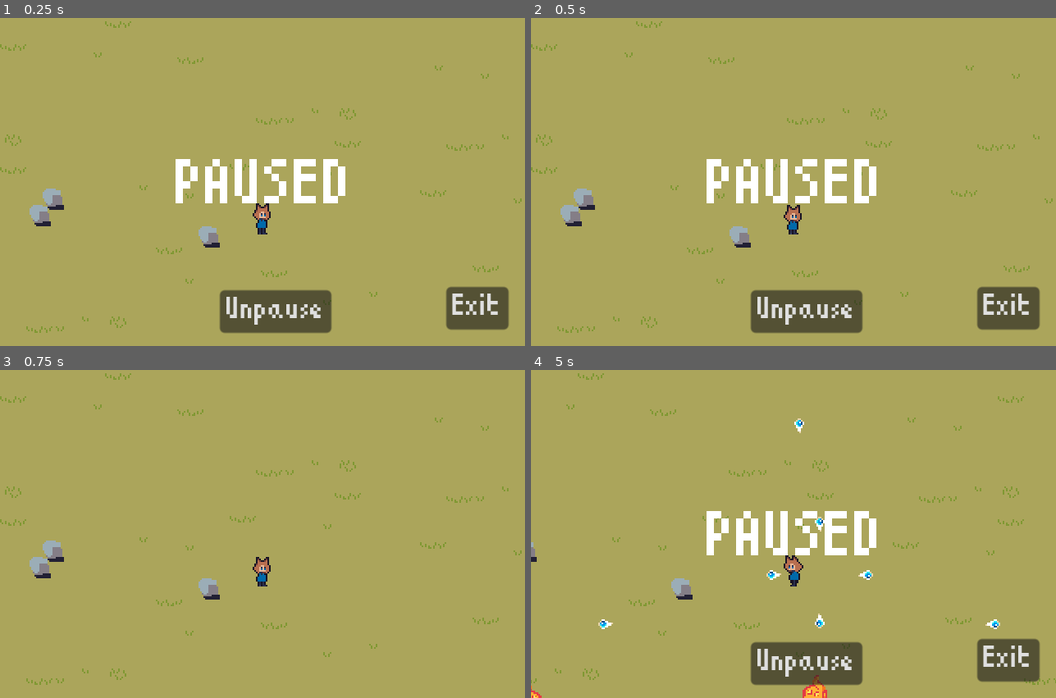
Above: before the commit, frames 1-4 (two rows, left to right).
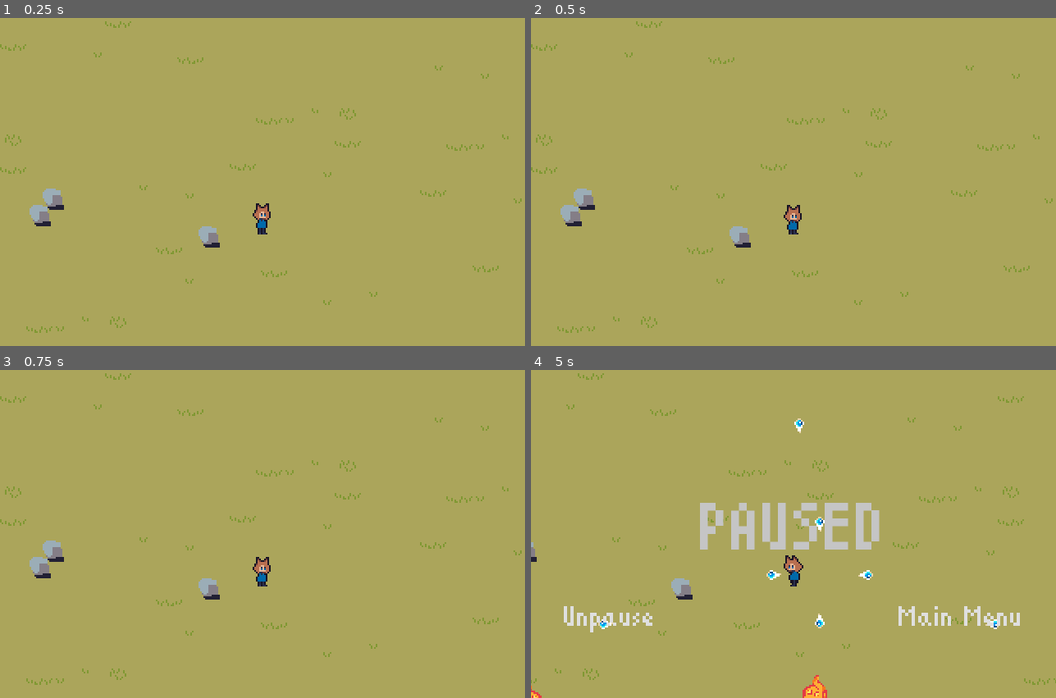
Above: after the commit, the same moments.

Repository: ColtonPhillips/its-spreading
Game: Godot game, scene res://scenes/world.tscn
Same seed, same stepped clock (60 frames per second), same inputs: the game is played once before the commit and once after it. This scene is started directly instead of the project's main scene.
Inputs (mouse positions are in pixels of both pictures, inside the frame that each line leads up to):
- Up to frame 1 (0.25 s): no input
- Up to frame 2 (0.5 s): no input
- Up to frame 3 (0.75 s): click (273, 661) at 0.5 s, where only the run before the commit has a clickable "Unpause"
- Up to frame 4 (5 s): tap Enter at 1.25 s; hold D (move_right) 1.28-2.03 s; hold S (move_down) 2.03-2.78 s; hold D (move_right) 2.78-3.53 s; hold W (move_up) 3.53-4.28 s; hold A (move_left) from 4.28 s (still down); tap Escape (pause) at 4.9 s

The runs differ from the first frame. In frame 1, 6.4% of the frame differs, in the area x 33-97%, y 43-96%; in frame 2, 6.4%; in frame 3, nothing differs; in frame 4, 8.7%, in the area x 6-97%, y 40-97%.

Commit message:
reworked pause screen

Diff:
--- a/scenes/gui/menu.gd
+++ /dev/null
@@ -1,24 +0,0 @@
-#class_name Menu
-extends Control
-
-func pause():
-	get_tree().paused = true
-	self.visible = true
-
-func unpause():
-	get_tree().paused = false
-	self.visible = false
-
-func toggle_pause():
-	get_tree().paused = not get_tree().paused
-	self.visible = not self.visible
-
-func _input(event):
-	if Input.is_action_just_pressed("pause"):
-		toggle_pause()
-
-func _on_exit_pressed():
-		get_tree().quit();
-
-func _on_unpause_pressed():
-	unpause()
--- a/scenes/gui/menu.tscn
+++ /dev/null
@@ -1,69 +0,0 @@
-[gd_scene load_steps=4 format=3 uid="uid://yg11qveki1pj"]
-
-[ext_resource type="FontFile" uid="uid://dmompifepalc2" path="res://font/ttf/ChevyRay - Babyblocks.ttf" id="1_bymqs"]
-[ext_resource type="Script" path="res://scenes/gui/menu.gd" id="1_yp8yd"]
-
-[sub_resource type="LabelSettings" id="LabelSettings_onixx"]
-font = ExtResource("1_bymqs")
-font_size = 36
-
-[node name="Menu" type="Control"]
-layout_mode = 3
-anchors_preset = 15
-anchor_right = 1.0
-anchor_bottom = 1.0
-grow_horizontal = 2
-grow_vertical = 2
-script = ExtResource("1_yp8yd")
-
-[node name="PausedLabel" type="Label" parent="."]
-layout_mode = 1
-anchors_preset = 8
-anchor_left = 0.5
-anchor_top = 0.5
-anchor_right = 0.5
-anchor_bottom = 0.5
-offset_left = -53.0
-offset_top = -14.0
-offset_right = 55.0
-offset_bottom = 26.0
-grow_horizontal = 2
-grow_vertical = 2
-text = "Paused"
-label_settings = SubResource("LabelSettings_onixx")
-uppercase = true
-
-[node name="Exit" type="Button" parent="."]
-layout_mode = 1
-anchors_preset = -1
-anchor_left = 0.851875
-anchor_top = 0.818
-anchor_right = 0.96875
-anchor_bottom = 0.95
-offset_left = -0.600037
-offset_top = 0.399963
-grow_horizontal = 0
-grow_vertical = 0
-theme_override_fonts/font = ExtResource("1_bymqs")
-theme_override_font_sizes/font_size = 17
-text = "Exit"
-metadata/_edit_use_anchors_ = true
-
-[node name="Unpause" type="Button" parent="."]
-layout_mode = 1
-anchors_preset = -1
-anchor_left = 0.514375
-anchor_top = 0.828
-anchor_right = 0.63125
-anchor_bottom = 0.96
-offset_left = -0.600037
-offset_top = 0.399963
-grow_horizontal = 0
-grow_vertical = 0
-theme_override_fonts/font = ExtResource("1_bymqs")
-theme_override_font_sizes/font_size = 17
-text = "Unpause"
-metadata/_edit_use_anchors_ = true
-
-[connection signal="pressed" from="Exit" to="." method="_on_exit_pressed"]
-[connection signal="pressed" from="Unpause" to="." method="_on_unpause_pressed"]
--- /dev/null
+++ b/scenes/gui/pause_menu/pause_menu.gd
@@ -0,0 +1,24 @@
+extends Node
+
+func _ready():
+	self.visible = false
+
+func pause():
+	get_tree().paused = true
+	self.visible = true
+
+func unpause():
+	get_tree().paused = false
+	self.visible = false
+
+func _on_exit_to_menu_button_pressed():
+	unpause()
+	get_tree().change_scene_to_file("res://scenes/gui/main_menu/main_menu.tscn")
+
+func _on_unpause_button_pressed():
+	unpause()
+
+func _input(event):
+	if Input.is_action_just_pressed("pause"):
+		print('pause')
+		unpause() if get_tree().paused else pause()
--- /dev/null
+++ b/scenes/gui/pause_menu/pause_menu.tscn
@@ -0,0 +1,43 @@
+[gd_scene load_steps=4 format=3 uid="uid://cpdqptrcoi86i"]
+
+[ext_resource type="Theme" uid="uid://bcf1wtgftcnmh" path="res://font/font_theme.tres" id="1_g8ox3"]
+[ext_resource type="Script" path="res://scenes/gui/pause_menu/pause_menu.gd" id="2_vwlm7"]
+[ext_resource type="Theme" uid="uid://btmi0dwsxaokb" path="res://scenes/gui/pause_menu/paused_label.tres" id="3_05x3o"]
+
+[node name="PauseMenu" type="MarginContainer"]
+anchors_preset = 15
+anchor_right = 1.0
+anchor_bottom = 1.0
+grow_horizontal = 2
+grow_vertical = 2
+size_flags_horizontal = 4
+size_flags_vertical = 4
+theme = ExtResource("1_g8ox3")
+theme_override_constants/margin_left = 20
+theme_override_constants/margin_top = 40
+theme_override_constants/margin_right = 20
+theme_override_constants/margin_bottom = 40
+script = ExtResource("2_vwlm7")
+
+[node name="PausedLabel" type="Label" parent="."]
+layout_mode = 2
+size_flags_horizontal = 4
+theme = ExtResource("3_05x3o")
+text = "PAUSED"
+
+[node name="ExitToMenuButton" type="LinkButton" parent="."]
+layout_mode = 2
+size_flags_horizontal = 8
+size_flags_vertical = 8
+text = "Main Menu"
+underline = 2
+
+[node name="UnpauseButton" type="LinkButton" parent="."]
+layout_mode = 2
+size_flags_horizontal = 0
+size_flags_vertical = 8
+text = "Unpause"
+underline = 2
+
+[connection signal="pressed" from="ExitToMenuButton" to="." method="_on_exit_to_menu_button_pressed"]
+[connection signal="pressed" from="UnpauseButton" to="." method="_on_unpause_button_pressed"]
--- /dev/null
+++ b/scenes/gui/pause_menu/paused_label.tres
@@ -0,0 +1,5 @@
+[gd_resource type="Theme" format=3 uid="uid://btmi0dwsxaokb"]
+
+[resource]
+Label/colors/font_color = Color(0.772549, 0.772549, 0.772549, 1)
+Label/font_sizes/font_size = 38
--- a/scenes/world.tscn
+++ b/scenes/world.tscn
@@ -7,7 +7,7 @@
 [ext_resource type="PackedScene" uid="uid://dkiuk5y53nmy2" path="res://scenes/enemy/wisp_enemy.tscn" id="4_y0un6"]
 [ext_resource type="Script" path="res://scenes/gameplay/spawn_info.gd" id="5_7m54o"]
 [ext_resource type="PackedScene" uid="uid://ds5t4tdidh3t8" path="res://scenes/obstacles/rock.tscn" id="6_kl1yl"]
-[ext_resource type="PackedScene" uid="uid://yg11qveki1pj" path="res://scenes/gui/menu.tscn" id="7_pyd75"]
+[ext_resource type="PackedScene" uid="uid://cpdqptrcoi86i" path="res://scenes/gui/pause_menu/pause_menu.tscn" id="8_qheg6"]
 
 [sub_resource type="Resource" id="Resource_3yj5a"]
 script = ExtResource("5_7m54o")
@@ -54,7 +54,10 @@
 [node name="Rock3" parent="YSortableSceneGraph" instance=ExtResource("6_kl1yl")]
 position = Vector2(-40, -10)
 
-[node name="Menu" type="CanvasLayer" parent="."]
+[node name="UILayer" type="CanvasLayer" parent="."]
+
+[node name="PauseMenu" parent="UILayer" instance=ExtResource("8_qheg6")]
 process_mode = 3
-
-[node name="Menu" parent="Menu" instance=ExtResource("7_pyd75")]
+visible = false
+size_flags_horizontal = 1
+size_flags_vertical = 1
